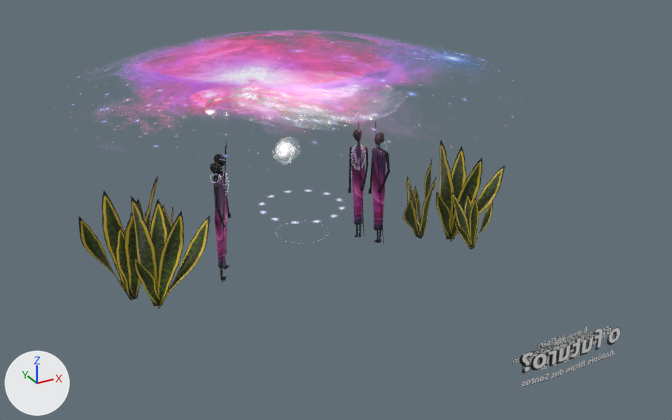
Two versions of the glTF model public/assets/animacao-ufes.glb, one commit apart.
Both versions are drawn from a camera (50 mm lens) standing at (-1.73, -3.5, 1.52) and looking at (-0.07, -0.48, 0.0). Every picture has the same lights, and +X, +Y and +Z are marked at lower left. Where no turn or scale is listed for an object, it has been applied to the vertices.

Names of what the first picture shows: 'circulos.007', 'espada-de-santa-barbara.005', 'espada-de-santa-barbara.006', 'espada-de-santa-barbara.008', 'espada-de-santa-barbara.010', 'espada-de-santa-barbara.012', 'galaxia', 'galaxia.001', 'galaxia.003', 'maasai.003', 'maasai.004', 'maasai.006', 'texto - Nego Bispo.010'.
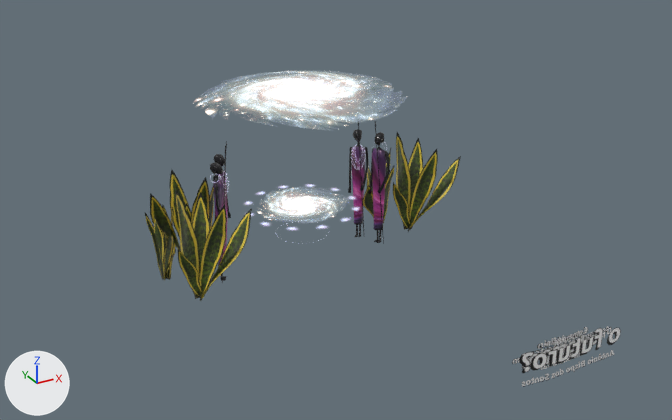
What differs and where, as boxes [x1, y1, x2, y2] in the pictures (672 x 420 px):
'galaxia.001', deleted (pink)
    before: [73, 31, 513, 156]
'espada-de-santa-barbara.005', moved
    before: [131, 196, 210, 310]
    after: [175, 189, 252, 301]
'espada-de-santa-barbara.012', moved
    before: [436, 140, 505, 242]
    after: [393, 132, 461, 231]
'espada-de-santa-barbara.006', moved
    before: [79, 177, 158, 300]
    after: [150, 170, 216, 251]
'espada-de-santa-barbara.008', moved
    before: [403, 159, 436, 239]
    after: [363, 148, 394, 223]
'espada-de-santa-barbara.010', deleted
    before: [452, 192, 493, 249]
'galaxia', moved, turned, rescaled
    before: [273, 139, 300, 163]
    after: [258, 188, 343, 220]
'circulos.007', rescaled (34% wider, 35% taller)
    before: [260, 190, 344, 223]
    after: [246, 185, 359, 230]

What the commit changed:
Object 'galaxia' (ob_galaxia) moves from (-0.062, 0.015, 0.107) to (-0.052, -0.128, -0.114).
Object 'galaxia' (ob_galaxia) turns from (0, 0, 0) to (-90, 0, 0) degrees about x, y and z.
Object 'galaxia' (ob_galaxia) is rescaled from (0.152, 0.0747, 0.152) to (0.468, 0.017, 0.468).
Object 'espada-de-santa-barbara.005' (ob_espada_de_santa_barbara_005) moves from (-0.761, -0.22, -0.378) to (-0.588, -0.239, -0.378).
Object 'espada-de-santa-barbara.006' (ob_espada_de_santa_barbara_006) moves from (-0.832, -0.108, -0.378) to (-0.516, -0.018, -0.378).
Object 'espada-de-santa-barbara.008' (ob_espada_de_santa_barbara_008) moves from (0.529, -0.208, -0.366) to (0.445, 0.012, -0.366).
Object 'espada-de-santa-barbara.010' (ob_espada_de_santa_barbara_010) is deleted.
Object 'espada-de-santa-barbara.012' (ob_espada_de_santa_barbara_012) moves from (0.654, -0.275, -0.378) to (0.542, -0.083, -0.378).
Object 'galaxia.001' (ob_galaxia_001) is deleted.
Object 'circulos.007' (ob_circulos_007) is rescaled from (1.0, 1.0, 1.0) to (1.35, 1.35, 1.35).
